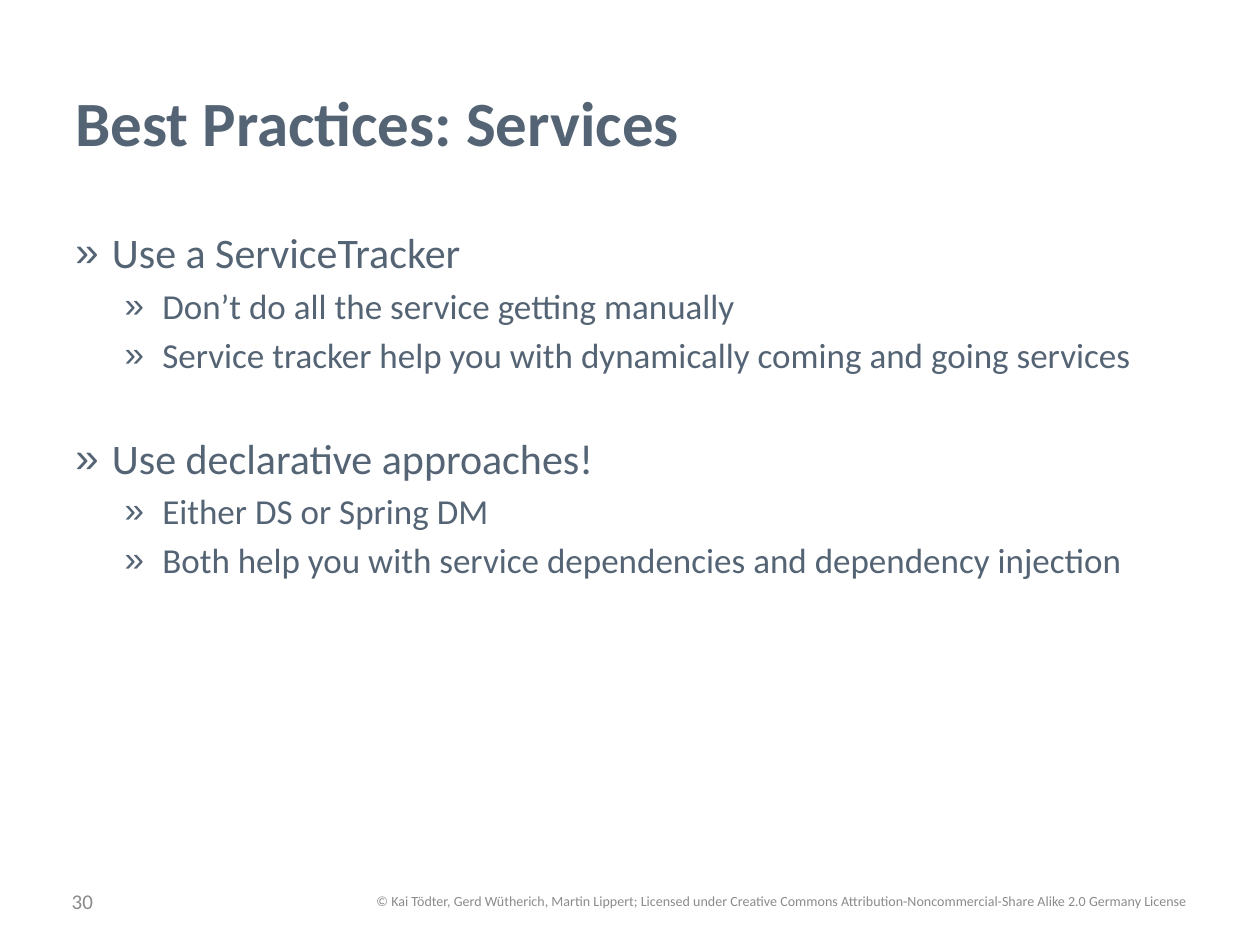
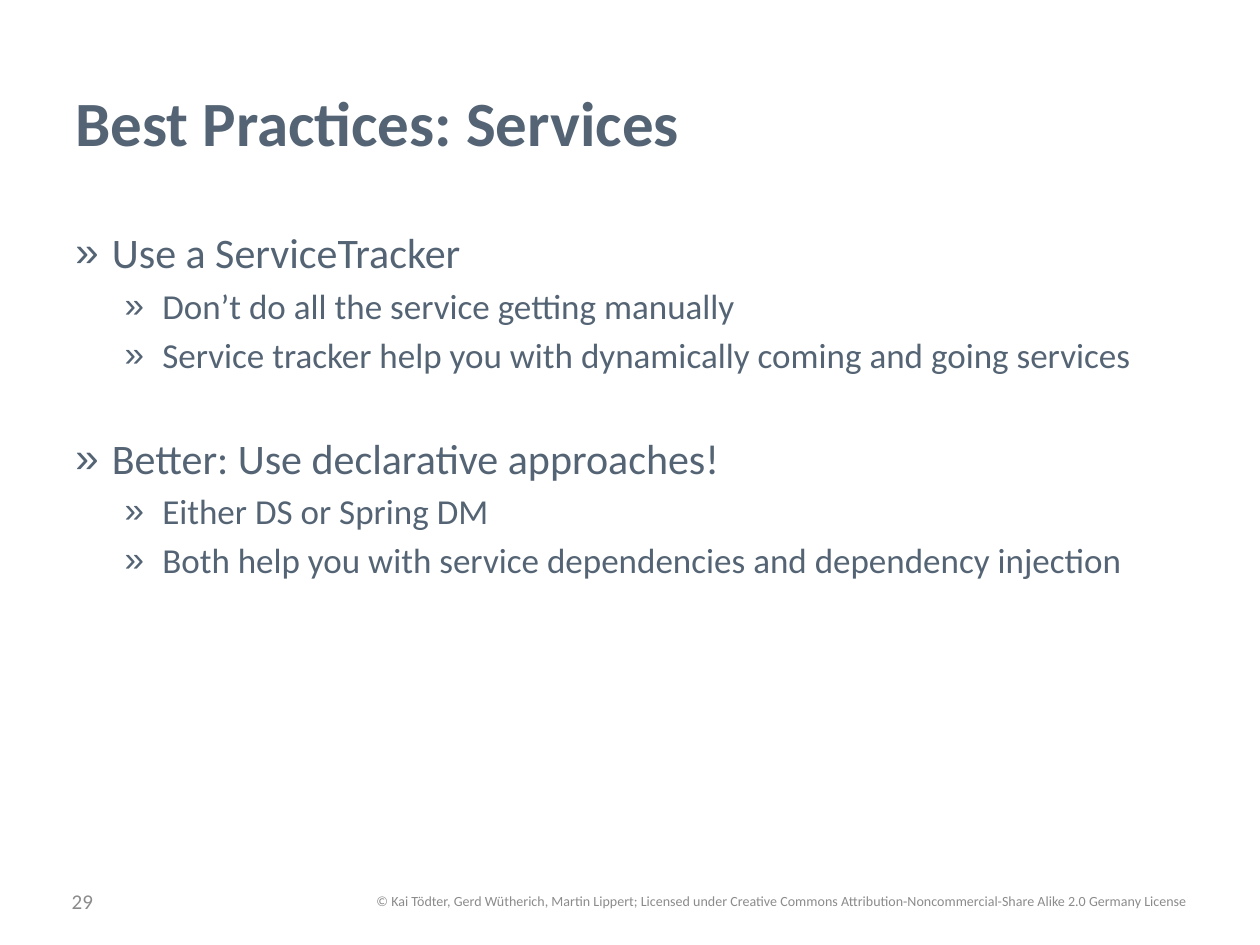
Before and after one commit to osgi-forks/osgi-person-manager, a slide deck: slide 29 of presentations/Patterns and Best Practices for dynamic OSGi Applications.pptx (slide 30 before the commit). Drawn at 1260x945 pixels with LibreOffice and Linux fonts; fonts in the diff are those of the drawing; background and template pictures are left out. Boxes give left, top, right and bottom in pixels: in the first picture for what was removed or moved away, otherwise in the second. Text is boxed around its words. In the diff, an @@ line names an element or a change of style, - is before the commit and + after.

```diff
--- a/presentations/Patterns and Best Practices for dynamic OSGi Applications.pptx
+++ b/presentations/Patterns and Best Practices for dynamic OSGi Applications.pptx
@@ text at [112, 445, 719, 481]: text changed @@
-» Use declarative approaches!
+» Better: Use declarative approaches!
@@ page number at [72, 895, 93, 909]: text changed @@
-30
+29
```
Also in this commit, not shown: 13 other slides changed, 2 slides added, 5 slides removed.
